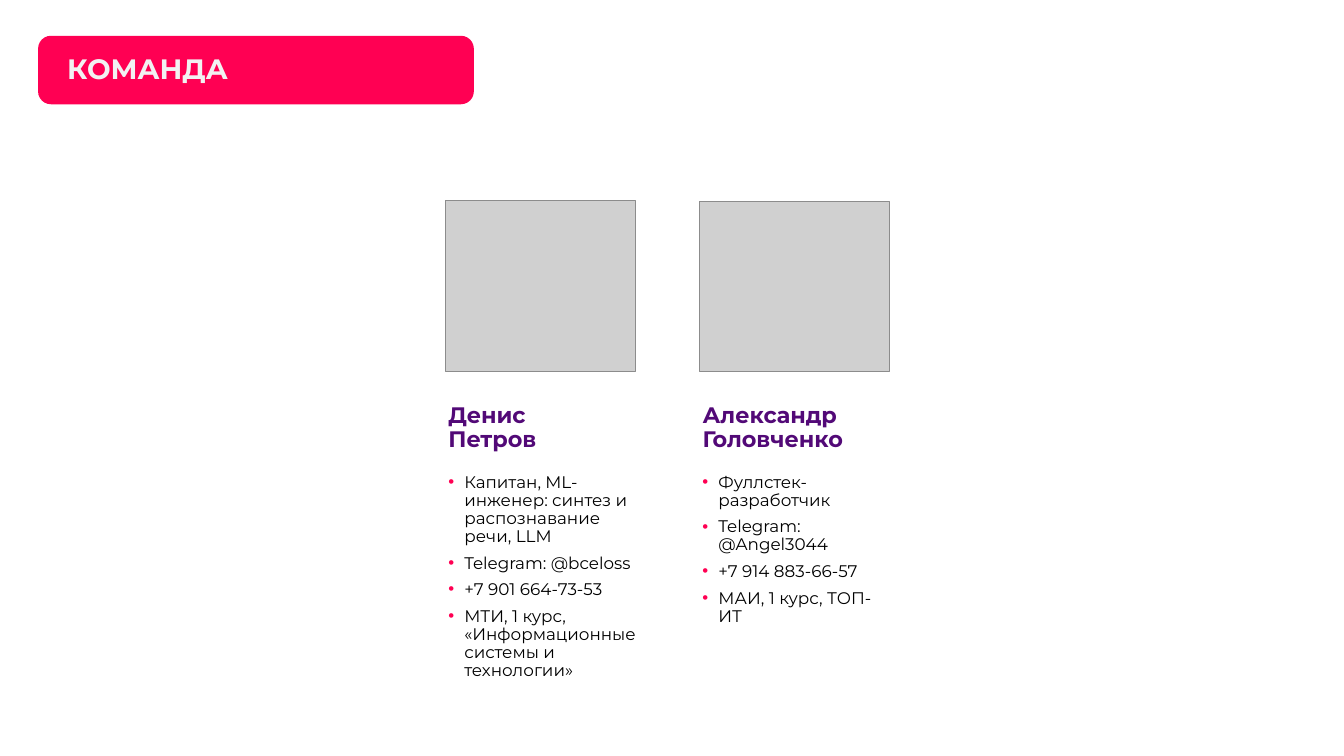
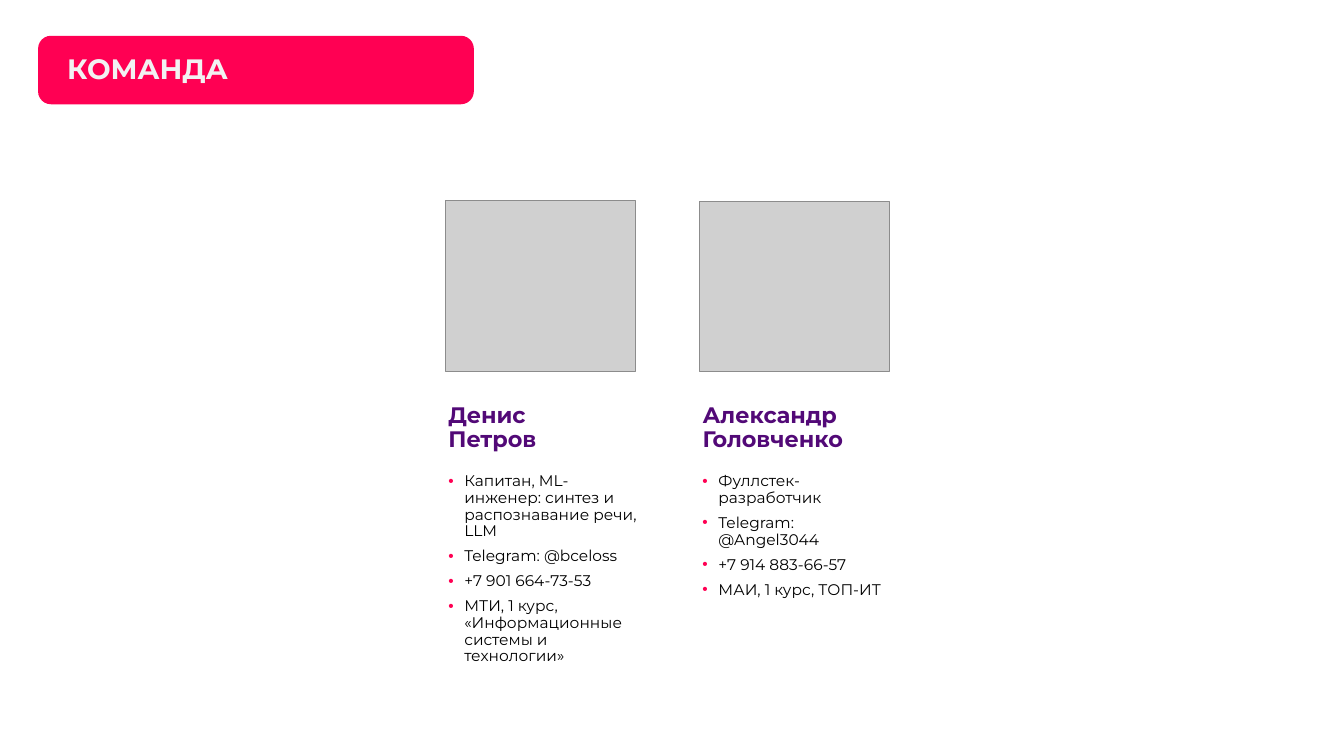
Before and after one commit to Den4ikAI/arm112-trainer_final, a slide deck: slide 3 of docs/презентация.pptx. Drawn at 1344x756 pixels with LibreOffice and Linux fonts; fonts in the diff are those of the drawing; grey boxes stand for pictures; background and template pictures are left out. Boxes give left, top, right and bottom in pixels: in the first picture for what was removed or moved away, otherwise in the second. Text is boxed around its words. In the diff, an @@ line names an element or a change of style, - is before the commit and + after.

```diff
--- a/docs/презентация.pptx
+++ b/docs/презентация.pptx
@@ text "Капитан, ML-инженер: синтез и распознавание ..." at <box>464,475,636,645</box>: size 12 to 11 pt @@
@@ text "Фуллстек-разработчик" at <box>718,475,880,598</box>: size 12 to 11 pt @@
```
Also in this commit, not shown: 3 other slides changed, 3 other files.
